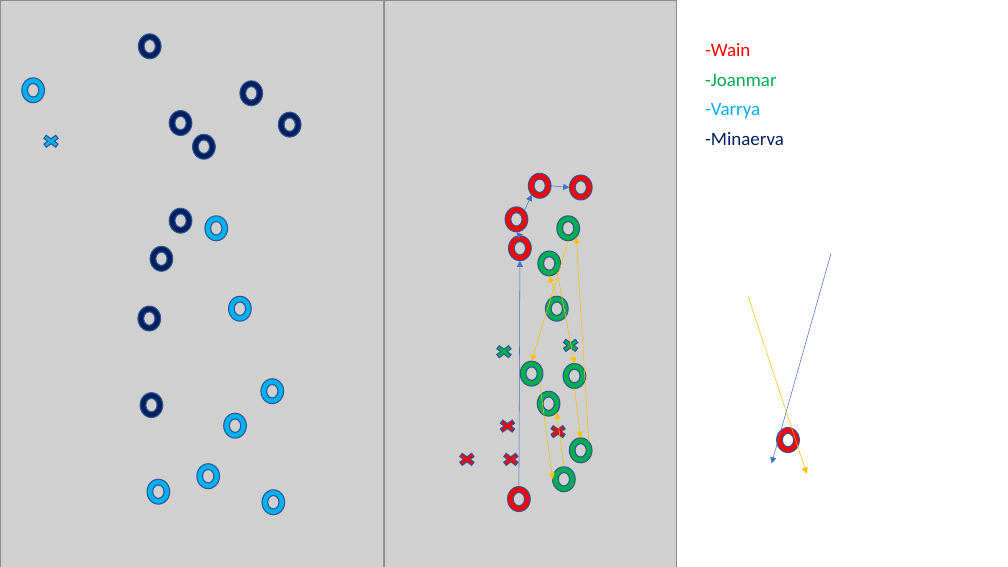
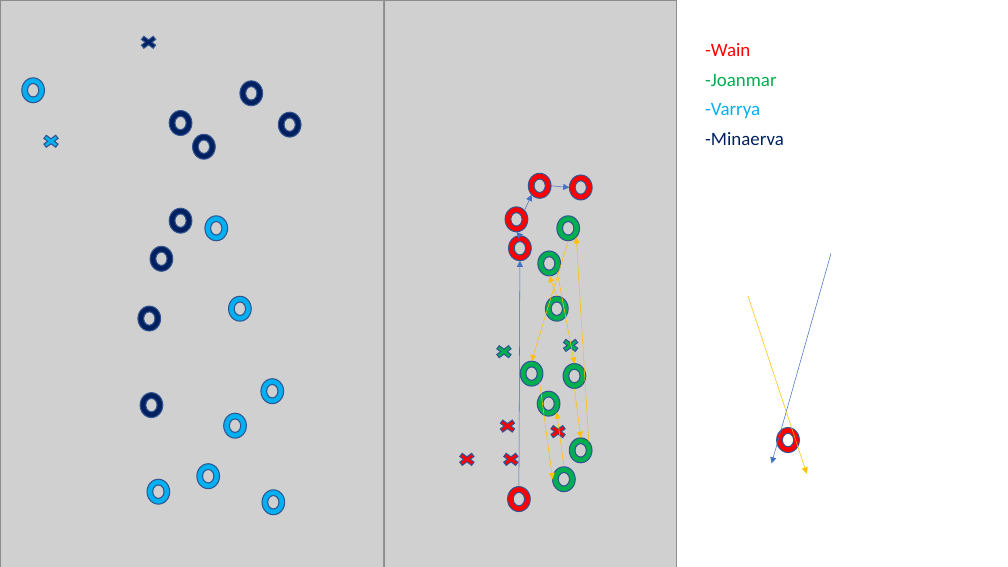
Before and after one commit to jacknieve/TFG, a slide deck: slide 9 of Diseños/aquitectura.pptx (slide 7 before the commit). Drawn at 1008x567 pixels with LibreOffice and Linux fonts; fonts in the diff are those of the drawing; grey boxes stand for pictures. Boxes give left, top, right and bottom in pixels: in the first picture for what was removed or moved away, otherwise in the second. Text is boxed around its words. In the diff, an @@ line names an element or a change of style, - is before the commit and + after.

```diff
--- a/Diseños/aquitectura.pptx
+++ b/Diseños/aquitectura.pptx
@@ cross added at bbox=[137, 34, 160, 51], fill #002060, outline #325491 1 pt @@
@@ donut removed at bbox=[138, 34, 161, 59] @@
```
Also in this commit, not shown: 3 other slides changed, 2 slides added, 59 other files.
